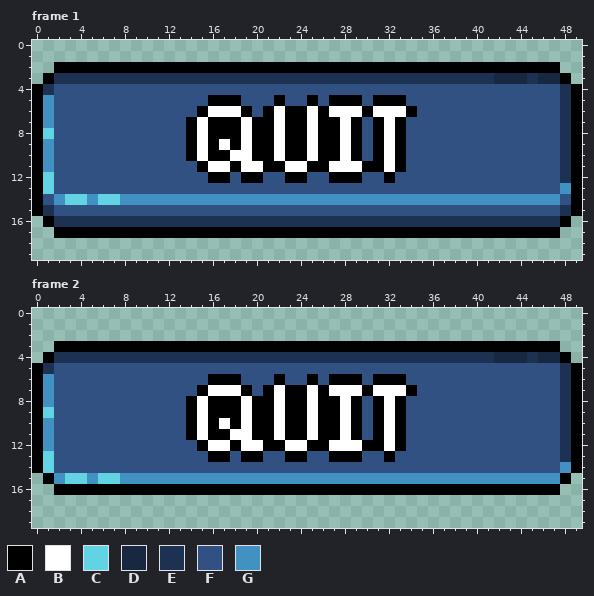
A pixel-art file gets an edit: Assets/Sprites/UI/buttonTest.aseprite. This is how it looked before the edit.
50x20 pixels, 2 frames. Shown: frame 1, frame 2.
Palette (. is transparent): A #000000  B #ffffff  C #61d3e3  D #182841  E #1d3252  F #305182  G #4192c3
The result:
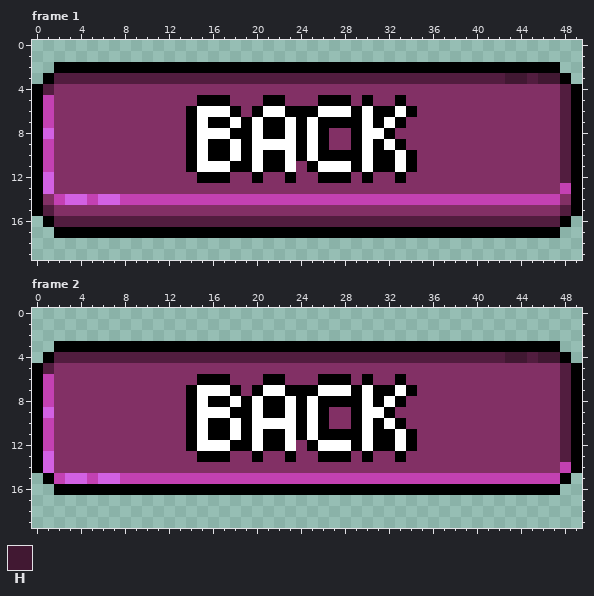
Colours new in this view: H #411832
What changed:
Colour C changes from #61d3e3 to #d261e3.
Colour E changes from #1d3252 to #521d3f.
Colour F changes from #305182 to #823065.
Colour G changes from #4192c3 to #c341b2.
Frame 1, layers "Text", "Layer 1":
Colour A replaces colour B in row 6 at x 18, 25, 29 and 31 to 32; in row 7 at x 19, 22 and 28; in row 8 at x 19, 22 and 32; in row 9 at x 17 and 19; in row 10 at x 19, 22, 28 and 32; in row 11 at x 19, 29 and 32.
Colour A replaces colour F in row 5 at x 15, 21, 26 and 30; in row 6 at x 14 and 20; in row 10 at x 34; in row 11 at x 14 and 34; in row 12 at x 15, 26, 30 and 33.
Colour B replaces colour A in row 6 at x 15, 21, 26 and 30; in row 7 at x 18, 20 and 23; in row 8 at x 16 to 17, 20, 23 and 31; in row 9 at x 18, 20 to 21 and 23; in row 10 at x 20, 23 and 33; in row 11 at x 15, 26, 30 and 33.
Colour B replaces colour F in rows 7 to 10 at x 30.
Colour E replaces colour D in row 3 at x 42.
Colour F replaces colour A in row 5 at x 18, 25, 29 and 31 to 32; in row 6 at x 19; in row 8 at x 27 and 33; in row 9 at x 27; in row 12 at x 19, 24, 29 and 32.
Colour F replaces colour B in rows 8 to 9 at x 28; in row 11 at x 24.
Colour H replaces colour D in row 3 at x 43 to 44 and 46 to 47.
Frame 2, layers "Text", "Layer 1":
Colour A replaces colour B in row 7 at x 18, 25, 29 and 31 to 32; in row 8 at x 19, 22 and 28; in row 9 at x 19, 22 and 32; in row 10 at x 17 and 19; in row 11 at x 19, 22, 28 and 32; in row 12 at x 19, 29 and 32.
Colour A replaces colour F in row 6 at x 15, 21, 26 and 30; in row 7 at x 14 and 20; in row 11 at x 34; in row 12 at x 14 and 34; in row 13 at x 15, 26, 30 and 33.
Colour B replaces colour A in row 7 at x 15, 21, 26 and 30; in row 8 at x 18, 20 and 23; in row 9 at x 16 to 17, 20, 23 and 31; in row 10 at x 18, 20 to 21 and 23; in row 11 at x 20, 23 and 33; in row 12 at x 15, 26, 30 and 33.
Colour B replaces colour F in rows 8 to 11 at x 30.
Colour E replaces colour D in row 4 at x 42.
Colour F replaces colour A in row 6 at x 18, 25, 29 and 31 to 32; in row 7 at x 19; in row 9 at x 27 and 33; in row 10 at x 27; in row 13 at x 19, 24, 29 and 32.
Colour F replaces colour B in rows 9 to 10 at x 28; in row 12 at x 24.
Colour H replaces colour D in row 4 at x 43 to 44 and 46 to 47.
Pixel boxes of the changes (left, top, right, bottom) in both pictures:
changed: (43, 73, 571, 227)
changed: (43, 352, 571, 484)
